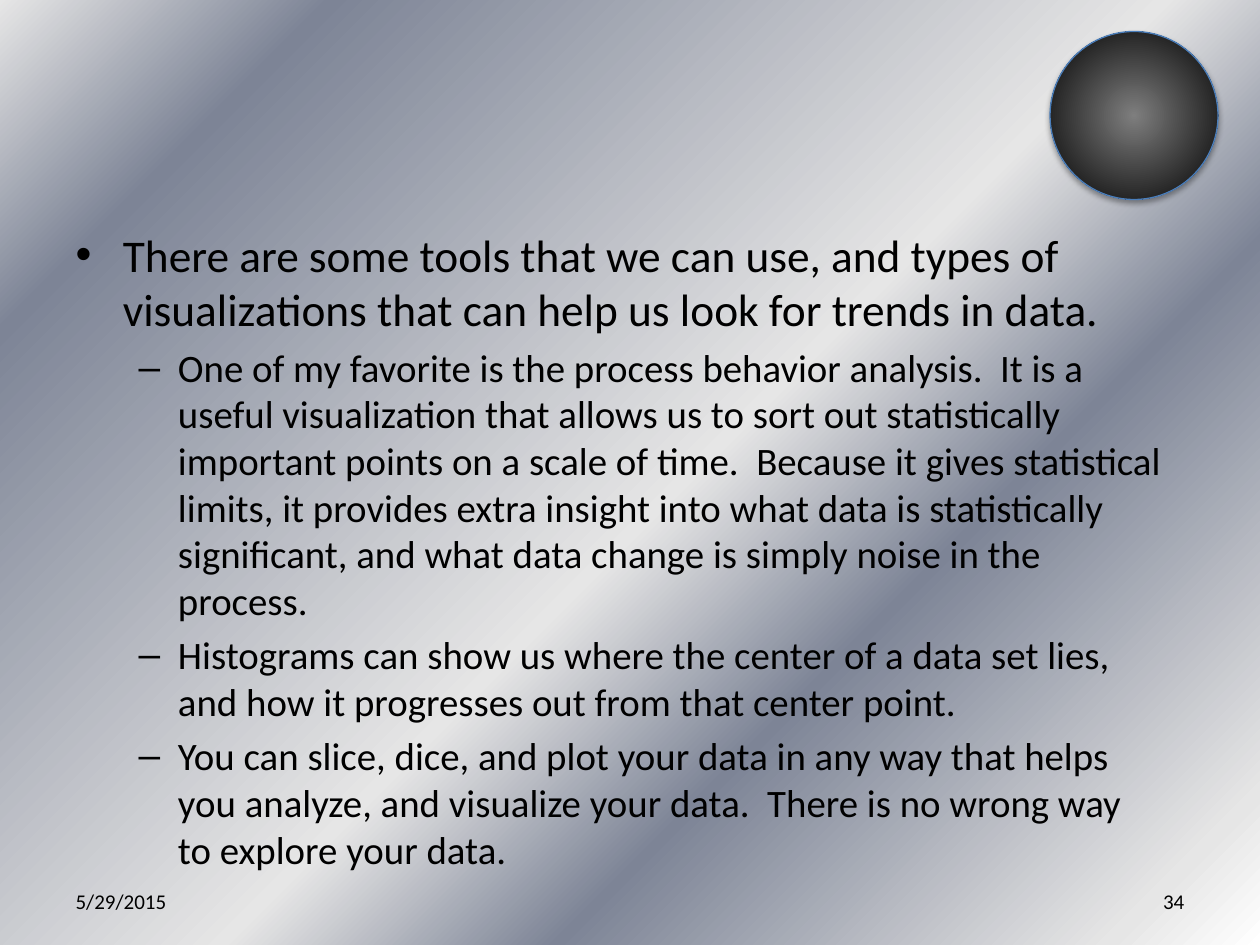
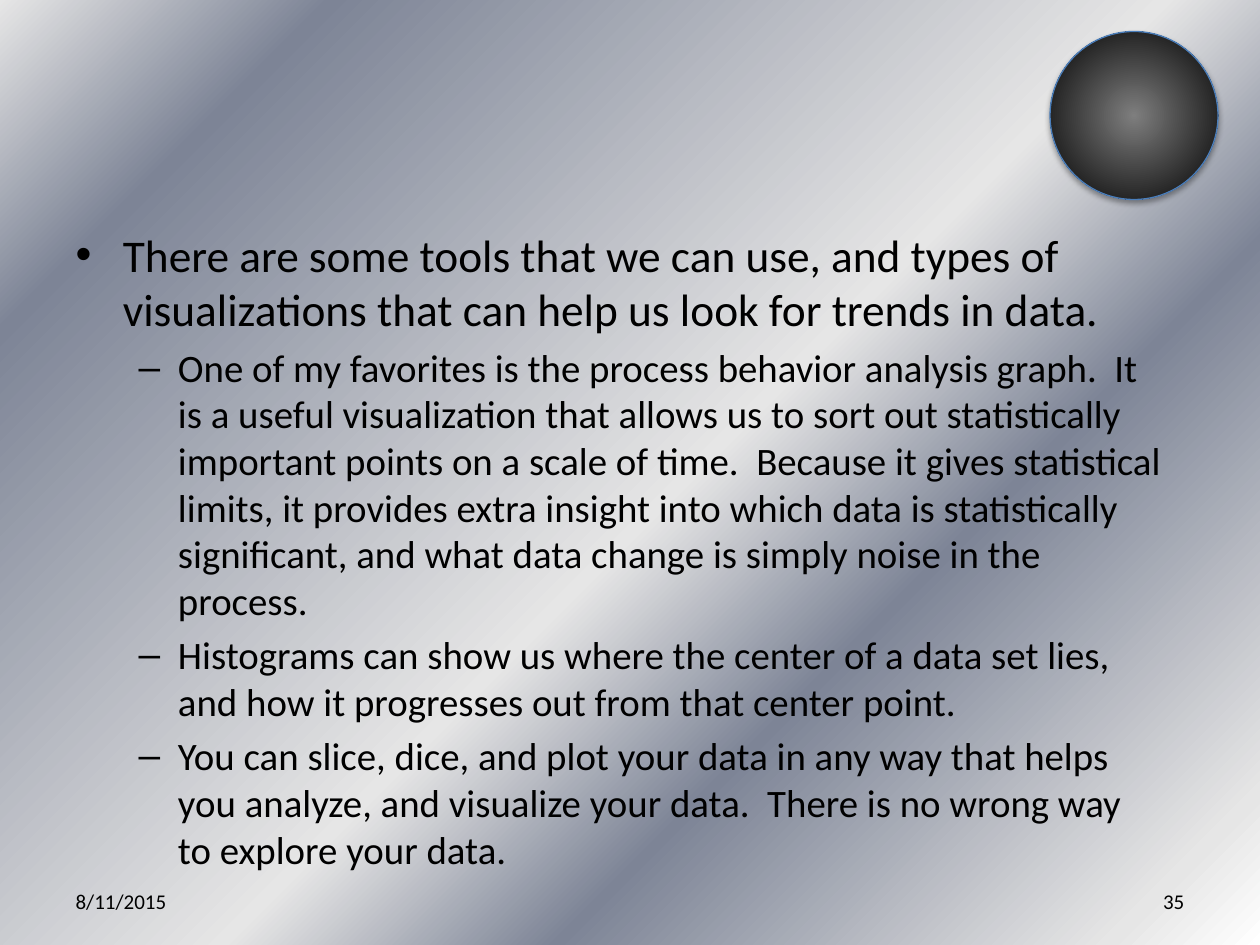
Before and after one commit to jegroom102080/What_is_Data_Science_Anyway, a slide deck: slide 35 of What is Data Science Anyway.pptx (slide 34 before the commit). Drawn at 1260x945 pixels with LibreOffice and Linux fonts; fonts in the diff are those of the drawing. Boxes give left, top, right and bottom in pixels: in the first picture for what was removed or moved away, otherwise in the second. Text is boxed around its words. In the diff, an @@ line names an element or a change of style, - is before the commit and + after.

```diff
--- a/What is Data Science Anyway.pptx
+++ b/What is Data Science Anyway.pptx
@@ text at [178,355,1160,622]: text changed @@
-  – One of my favorite is the process behavior analysis. It is a useful visualization that allows us to sort out statistically important points on a scale of time. Because it gives statistical limits, it provides extra insight into what data is statistically significant, and what data change is simply noise in the process.
+  – One of my favorites is the process behavior analysis graph. It is a useful visualization that allows us to sort out statistically important points on a scale of time. Because it gives statistical limits, it provides extra insight into which data is statistically significant, and what data change is simply noise in the process.
@@ text at [76,894,167,910]: text changed @@
-5/29/2015
+8/11/2015
@@ page number at [1163,895,1184,909]: text changed @@
-34
+35
```
Also in this commit, not shown: 44 other slides changed, 1 slide added.
